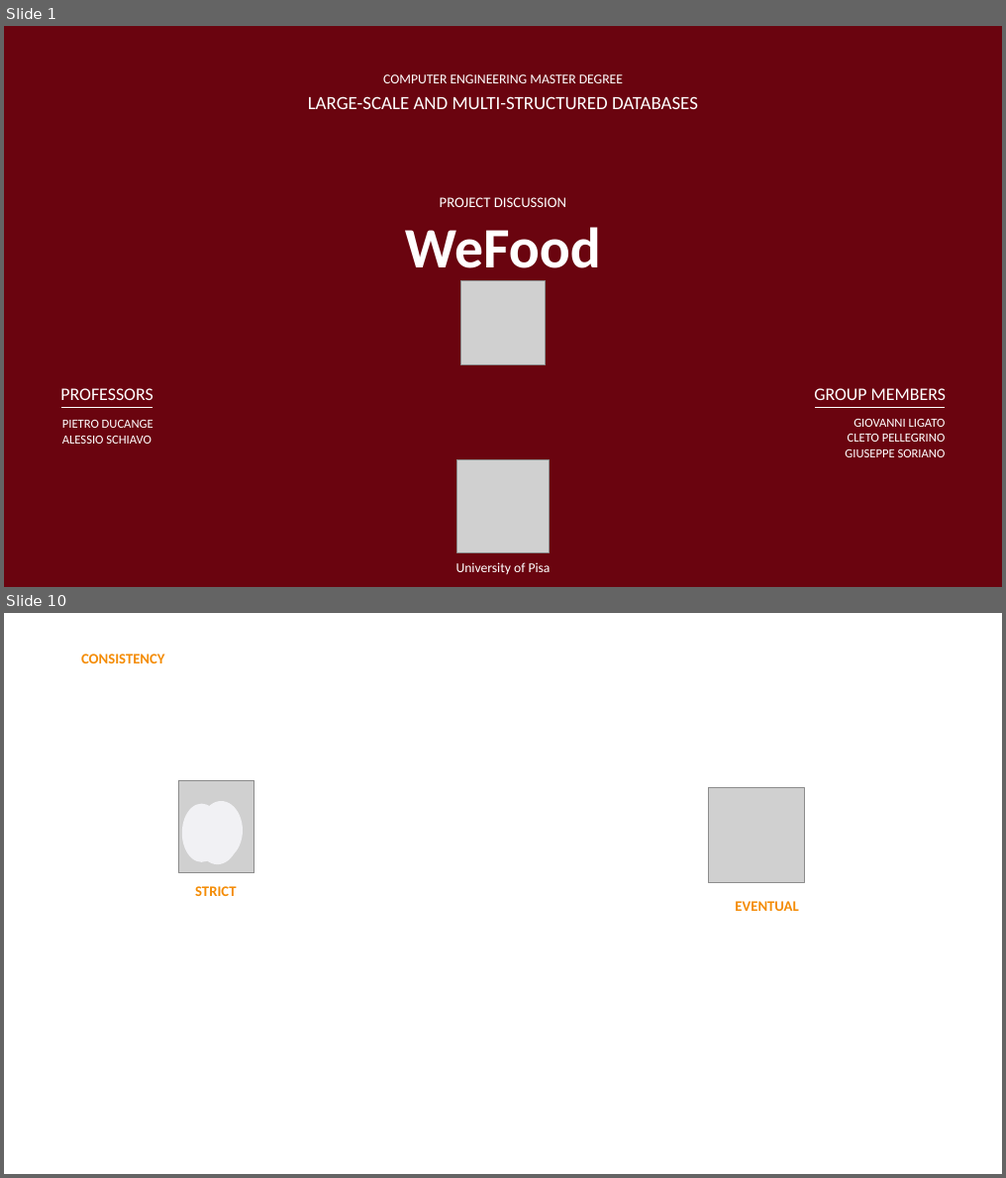
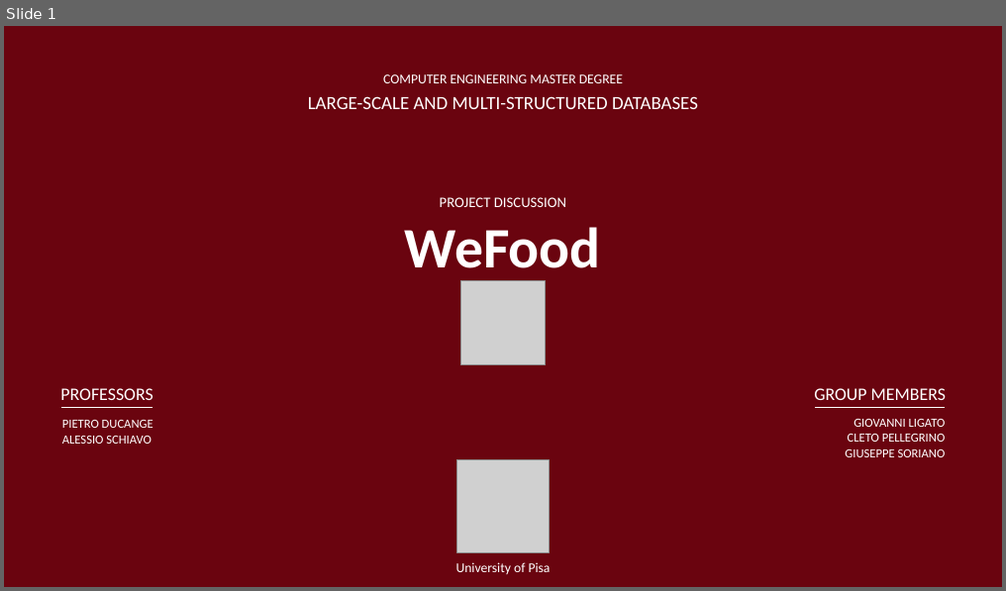
Before and after one commit to GiuseppeSoriano/WeFood, a slide deck: Slides/Final_Presentation/WeFood.pptx. Shown one above the other, each under a label of ours: slides 1 and 10 before the commit, slide 1 after it; the slides between them are not shown. The pictures are 1006x1178 and 1006x591 pixels, drawn with LibreOffice and Linux fonts; fonts in the diff are those of the drawing; grey boxes stand for pictures. Boxes give left, top, right and bottom in pixels: in the first picture for what was removed or moved away, otherwise in the second. Text is boxed around its words. In the diff, an @@ line names an element or a change of style, - is before the commit and + after.

```diff
--- a/Slides/Final_Presentation/WeFood.pptx
+++ b/Slides/Final_Presentation/WeFood.pptx
@@ slide 10 removed at (4,613,1002,1174), background #FFFFFF @@
@@ text removed at (81,654,165,663) @@
-CONSISTENCY
@@ picture removed at (709,787,804,883) @@
@@ group removed at (178,780,254,872): 3 ellipses, 2 pictures @@
@@ text removed at (195,886,236,896) @@
-STRICT
@@ text removed at (735,901,798,911) @@
-EVENTUAL
```
Also in this commit, not shown: 5 slides changed, 10 slides added, 6 other slides removed, 48 other files.
